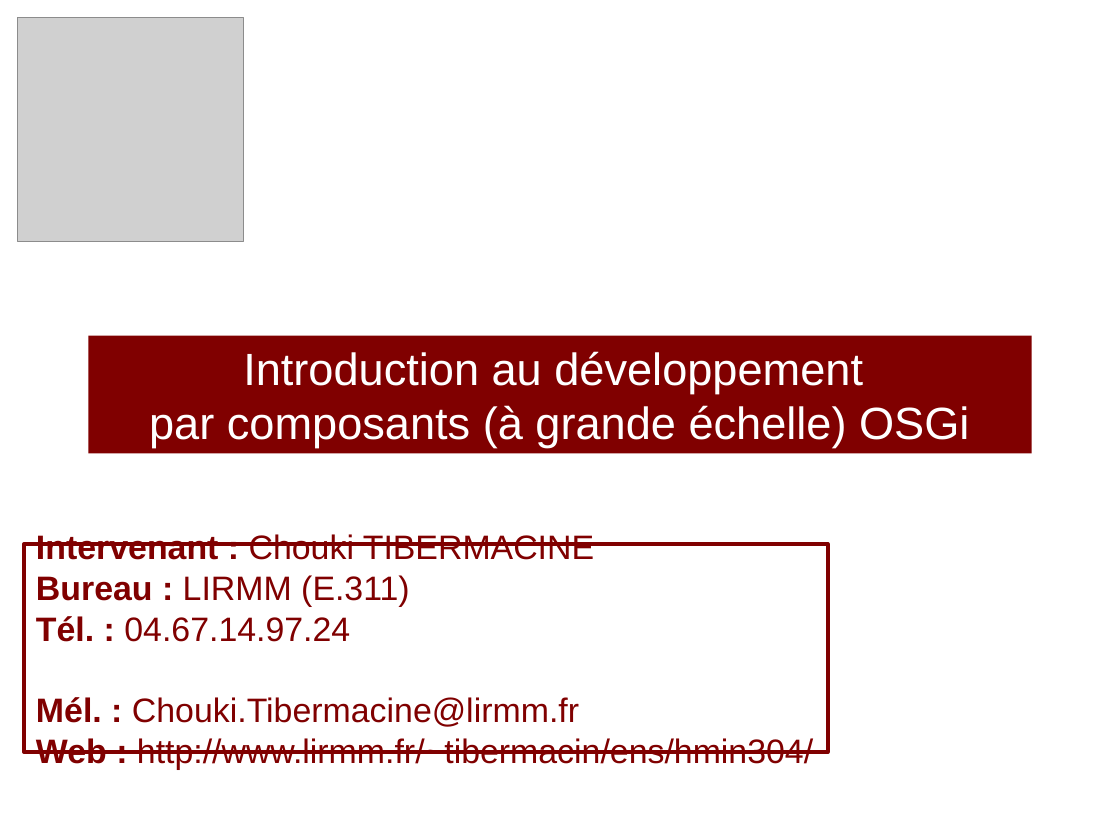
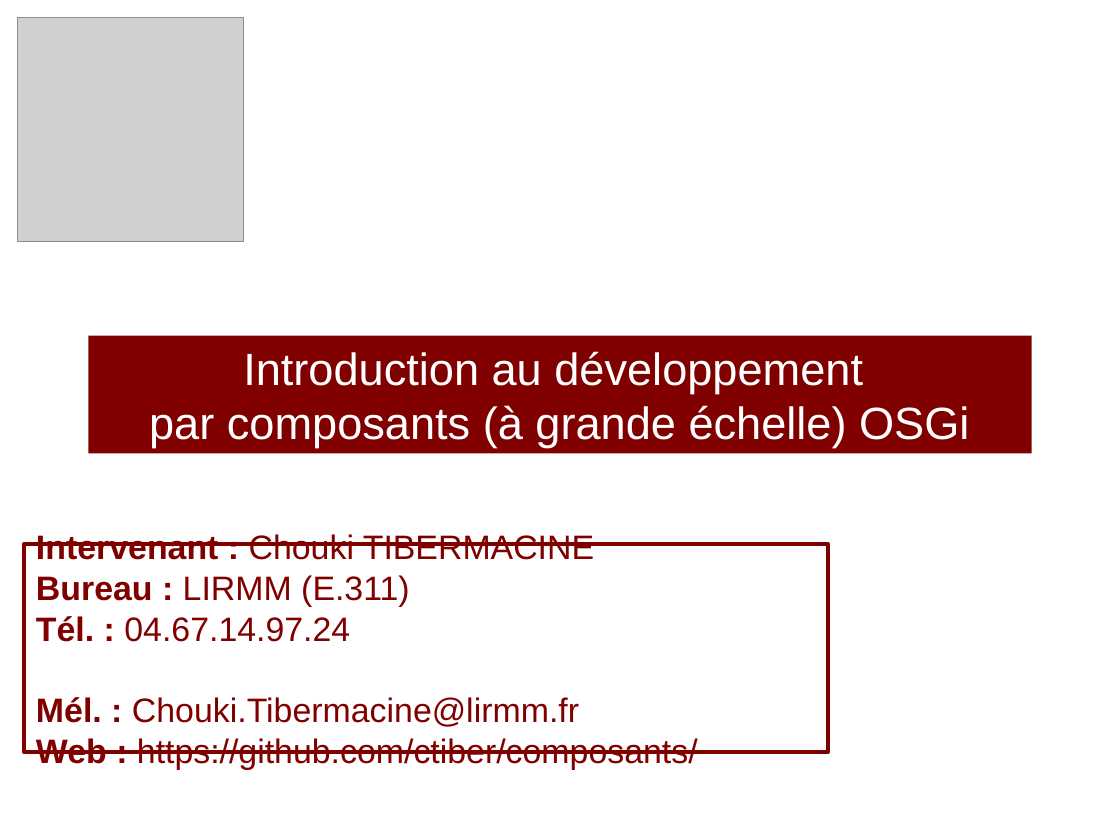
Before and after one commit to ctiber/composants, a slide deck: slide 1 of cours/cours3.odp. Drawn at 1120x840 pixels with LibreOffice and Linux fonts; fonts in the diff are those of the drawing; grey boxes stand for pictures. Boxes give left, top, right and bottom in pixels: in the first picture for what was removed or moved away, otherwise in the second. Text is boxed around its words. In the diff, an @@ line names an element or a change of style, - is before the commit and + after.

Commit message:
Review des slides du cours 3

```diff
--- a/cours/cours3.odp
+++ b/cours/cours3.odp
@@ text in rectangle at (36, 738, 698, 769): text changed @@
-Web : http://www.lirmm.fr/~tibermacin/ens/hmin304/
+Web : https://github.com/ctiber/composants/
```
Also in this commit, not shown: 1 other file.
